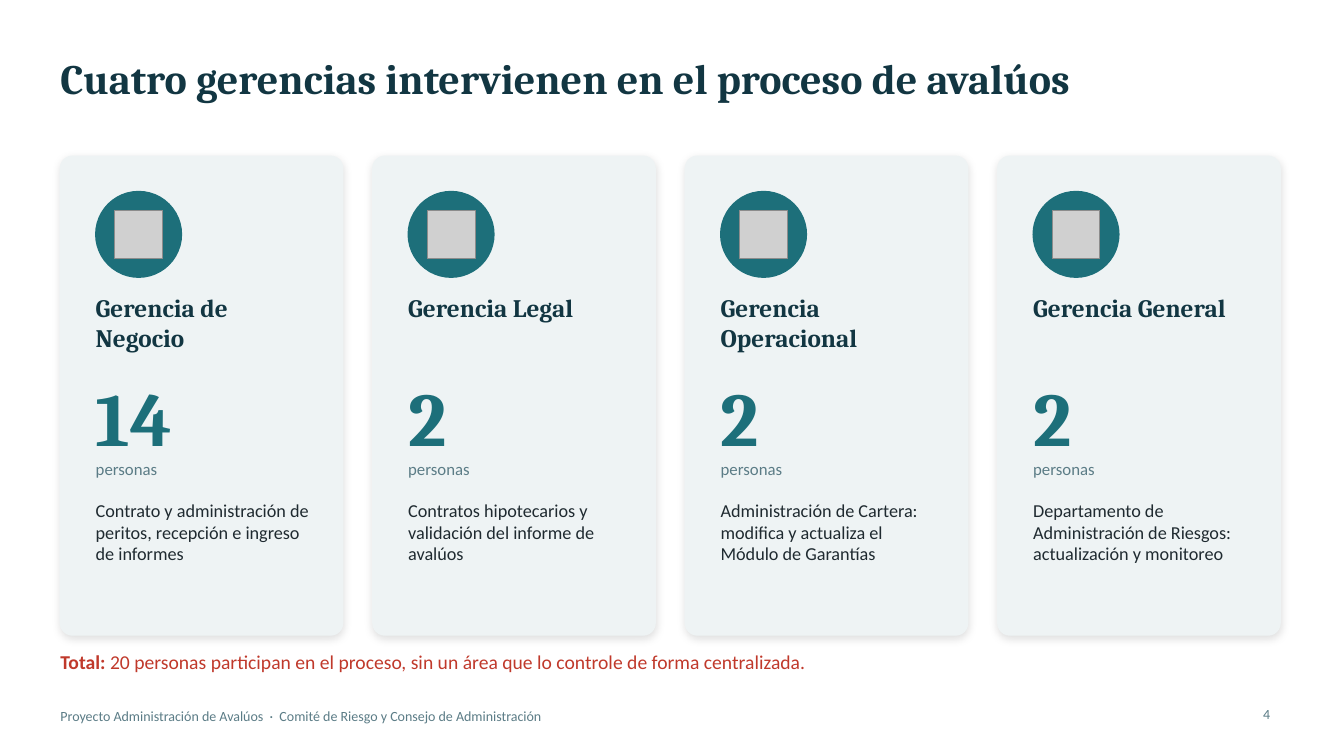
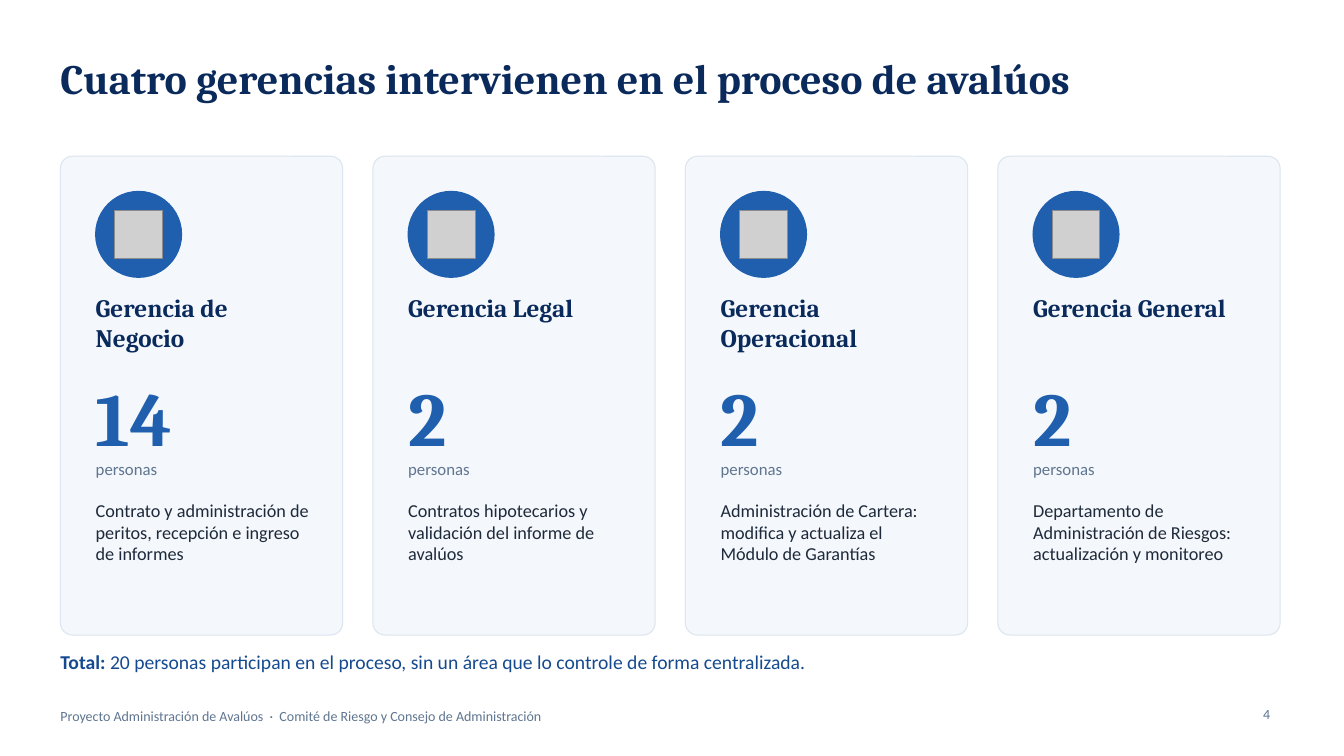
Before and after one commit to menjivar201280/riesgo, a slide deck: slide 4 of administracion-avaluos/Proyecto_Administracion_de_Avaluos.pptx. Drawn at 1344x756 pixels with LibreOffice and Linux fonts; fonts in the diff are those of the drawing; grey boxes stand for pictures. Boxes give left, top, right and bottom in pixels: in the first picture for what was removed or moved away, otherwise in the second. Text is boxed around its words. In the diff, an @@ line names an element or a change of style, - is before the commit and + after.

```diff
--- a/administracion-avaluos/Proyecto_Administracion_de_Avaluos.pptx
+++ b/administracion-avaluos/Proyecto_Administracion_de_Avaluos.pptx
@@ fill #EEF3F4 to #F4F7FB; outline #EEF3F4 1 pt to #DCE5F0 0.75 pt; shadow off in 4 elements at (60,156,343,635), (373,156,655,635), (686,156,968,635), (998,156,1280,635) @@
@@ fill #1D6F7A to #1F5FAE; outline #1D6F7A 1 pt to #1F5FAE 1 pt in 4 elements at (96,192,181,277), (408,192,494,277), (721,192,807,277), (1033,192,1119,277) @@
@@ text colour #123642 to #0A2A5C in 5 elements at (60,64,1070,104), (96,299,227,353), (408,299,573,323), (721,299,858,353), (1033,299,1226,318) @@
@@ text colour #1D6F7A to #1F5FAE in 4 elements at (96,394,172,446), (408,394,446,446), (721,394,759,446), (1033,394,1071,446) @@
@@ text "Total: 20 personas participan en ..." at (60,655,805,672): text colour #C0392B to #164A8F @@
```
Also in this commit, not shown: 15 other slides changed.
